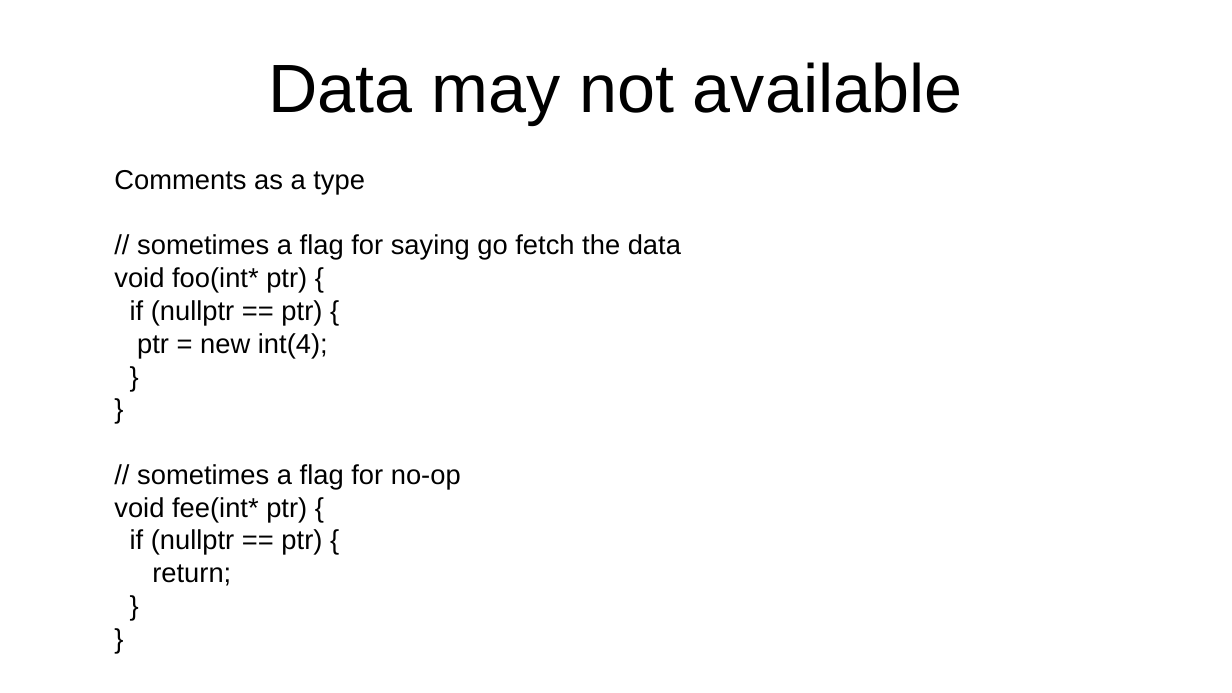
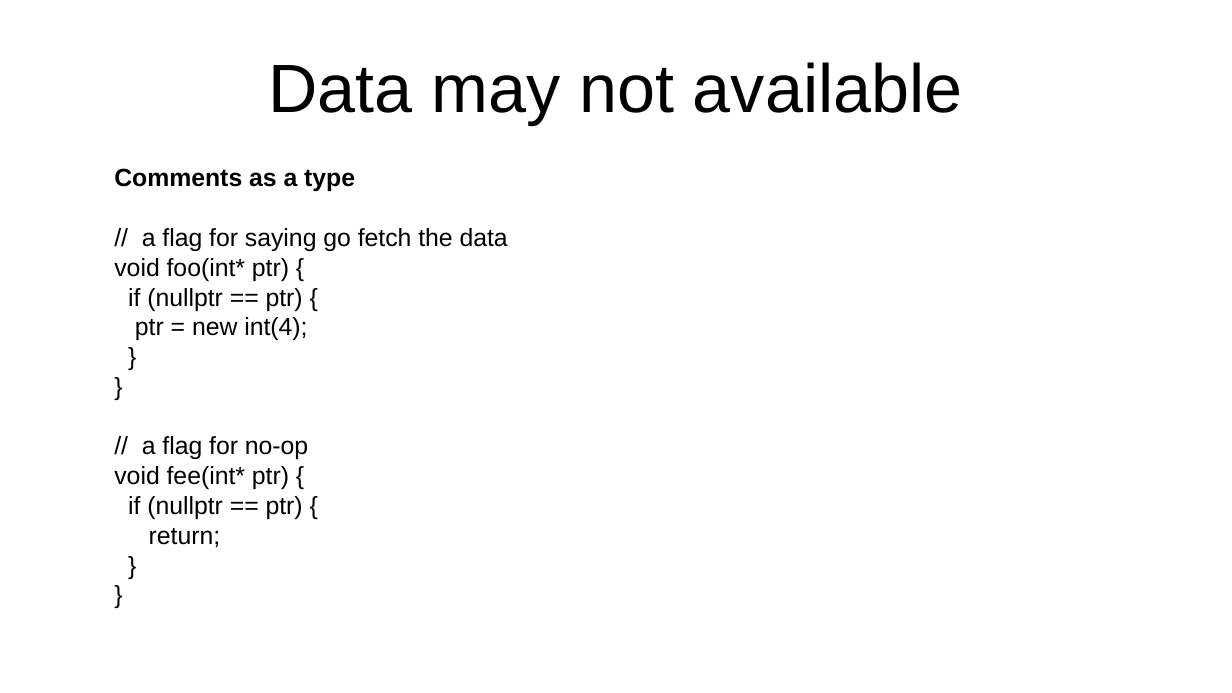
Before and after one commit to marcpawl/nullptr, a slide deck: slide 17 of slideshow.odp (slide 14 before the commit). Drawn at 1232x693 pixels with LibreOffice and Linux fonts; fonts in the diff are those of the drawing. Boxes give left, top, right and bottom in pixels: in the first picture for what was removed or moved away, otherwise in the second. Text is boxed around its words. In the diff, an @@ line names an element or a change of style, - is before the commit and + after.

```diff
--- a/slideshow.odp
+++ b/slideshow.odp
@@ text at <box>114,168,508,548</box>: text changed; size 17.6 to 16 pt @@
-Comments as a type
-// sometimes a flag for saying go fetch the data
-void foo(int* ptr) {
-if (nullptr == ptr) {
-ptr = new int(4);
-}
-}
-// sometimes a flag for no-op
-void fee(int* ptr) {
-if (nullptr == ptr) {
-return;
-}
-}
+Comments as a type
+// a flag for saying go fetch the data
+void foo(int* ptr) {
+if (nullptr == ptr) {
+ptr = new int(4);
+}
+}
+// a flag for no-op
+void fee(int* ptr) {
+if (nullptr == ptr) {
+return;
+}
+}
```
Also in this commit, not shown: 19 other slides changed, 7 slides added, 1 other file.
